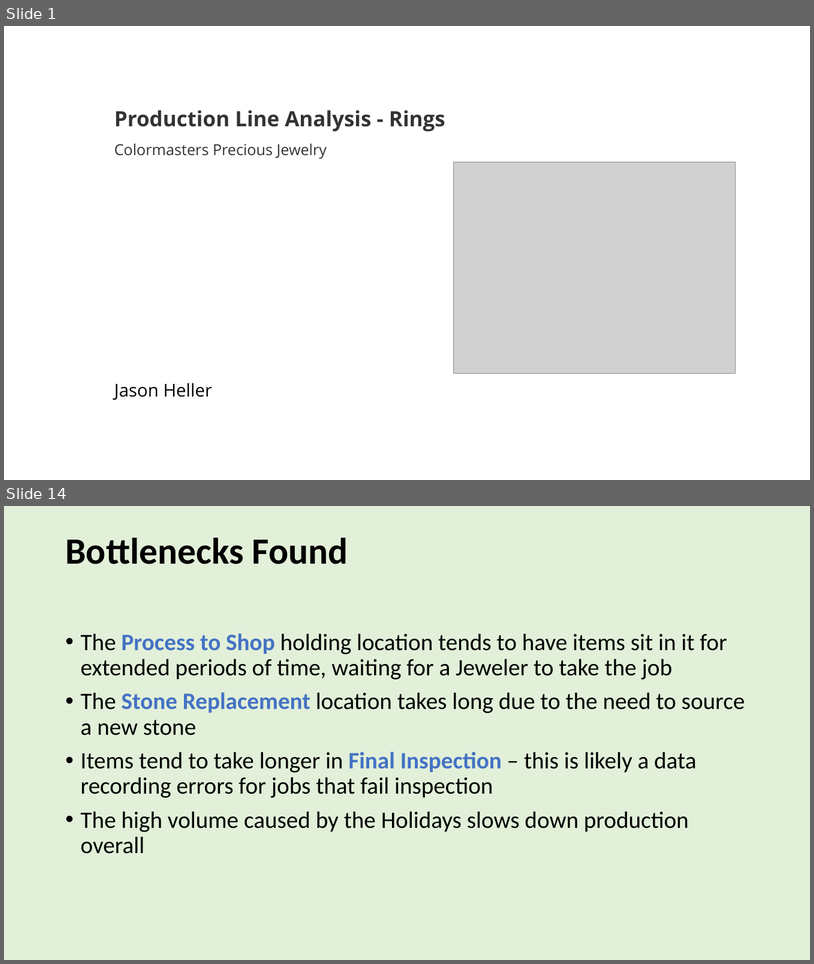
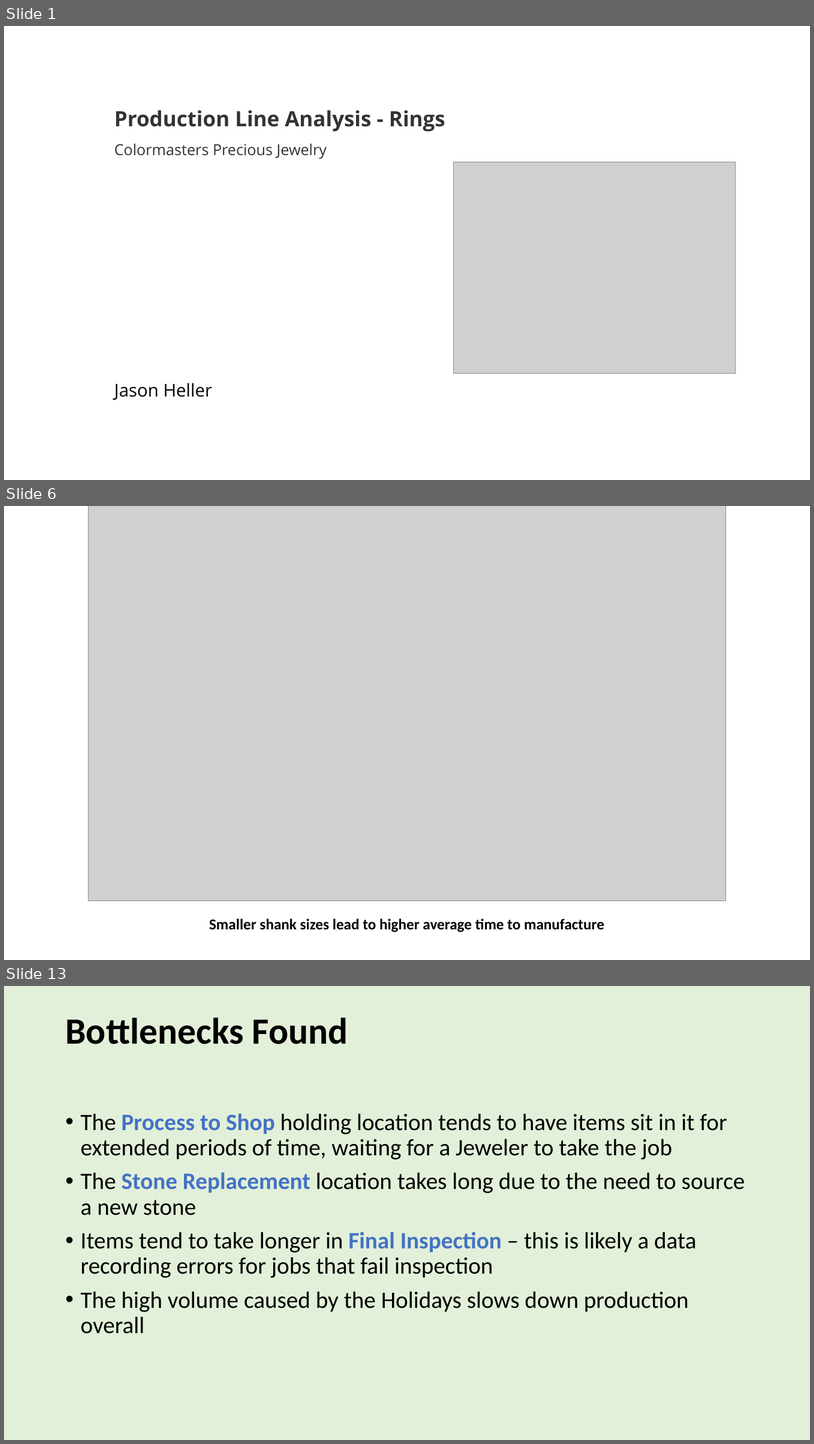
Before and after one commit to jason-heller/CMPJ_ProductionLine, a slide deck: CSI Data Analytics Bootcamp Capstone.pptx. Shown one above the other, each under a label of ours: slides 1 and 14 before the commit, slides 1, 6 and 13 after it; the slides between them are not shown. The pictures are 814x964 and 814x1444 pixels, drawn with LibreOffice and Linux fonts; fonts in the diff are those of the drawing; grey boxes stand for pictures. Boxes give left, top, right and bottom in pixels: in the first picture for what was removed or moved away, otherwise in the second. Text is boxed around its words. In the diff, an @@ line names an element or a change of style, - is before the commit and + after.

```diff
--- a/CSI Data Analytics Bootcamp Capstone.pptx
+++ b/CSI Data Analytics Bootcamp Capstone.pptx
@@ slide 6 added at (4, 506, 810, 960), background #FFFFFF @@
@@ picture added at (89, 506, 726, 900) @@
@@ text added at (209, 918, 605, 932), 18 pt, text #000000, bold @@
+Smaller shank sizes lead to higher average time to manufacture
@@ what was slide 14 is now slide 13 @@
```
Also in this commit, not shown: 3 slides changed, 6 other slides added, 8 slides removed, 5 other files.
